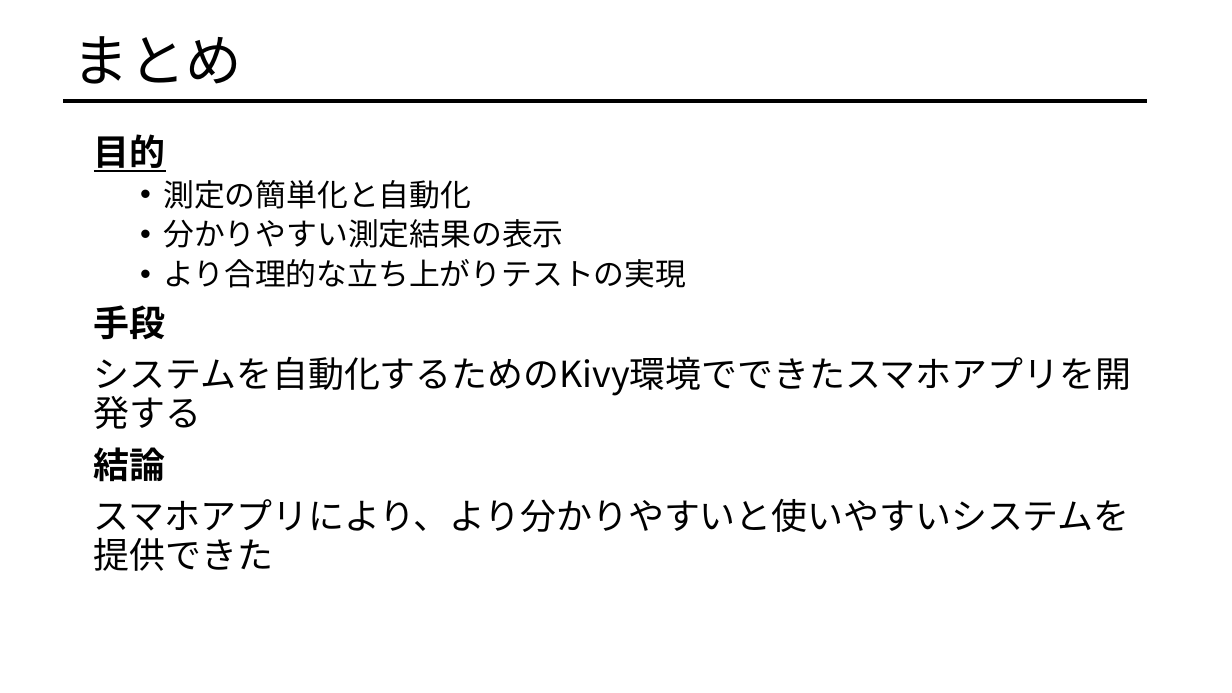
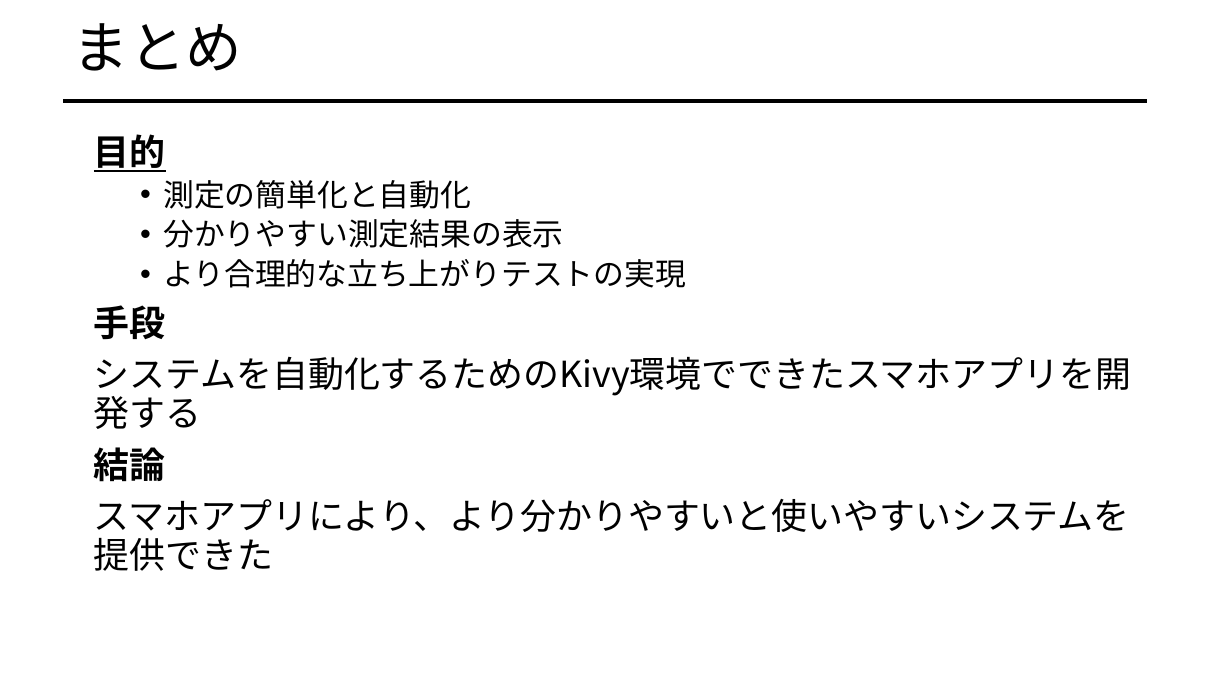
Before and after one commit to afiqfadzil/pythonProject1, a slide deck: slide 23 of LOCOMOTION.pptx (slide 24 before the commit). Drawn at 1232x693 pixels with LibreOffice and Linux fonts; fonts in the diff are those of the drawing. Boxes give left, top, right and bottom in pixels: in the first picture for what was removed or moved away, otherwise in the second. Text is boxed around its words. In the diff, an @@ line names an element or a change of style, - is before the commit and + after.

```diff
--- a/LOCOMOTION.pptx
+++ b/LOCOMOTION.pptx
@@ title "まとめ": place and size @@
-title "まとめ" at bbox=[73, 36, 242, 84]
+title "まとめ" at bbox=[73, 23, 242, 71]
```
Also in this commit, not shown: 12 other slides changed, 11 slides added, 10 slides removed, 1 other file.
